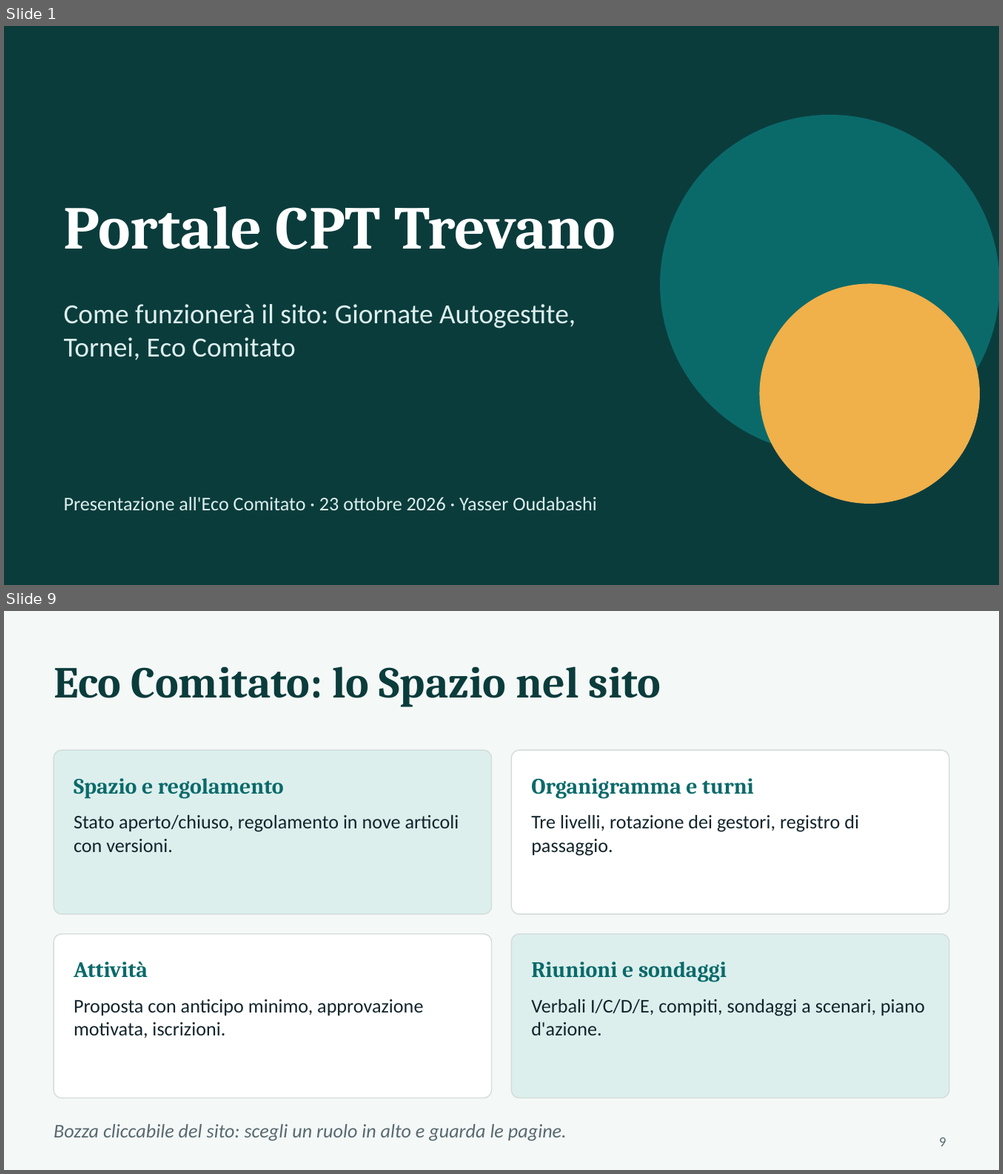
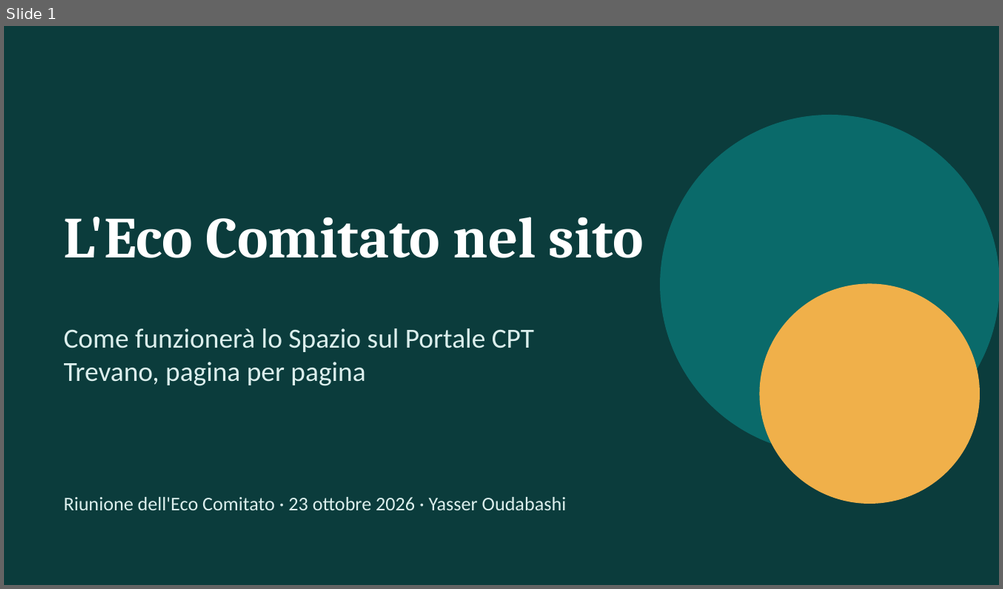
Before and after one commit to YasserOudabashi/CptSite, a slide deck: Presentazione/Presentazione_Sito_23-10-2026.pptx. Shown one above the other, each under a label of ours: slides 1 and 9 before the commit, slide 1 after it; the slides between them are not shown. The pictures are 1003x1174 and 1003x589 pixels, drawn with LibreOffice and Linux fonts; fonts in the diff are those of the drawing. Boxes give left, top, right and bottom in pixels: in the first picture for what was removed or moved away, otherwise in the second. Text is boxed around its words. In the diff, an @@ line names an element or a change of style, - is before the commit and + after.

```diff
--- a/Presentazione/Presentazione_Sito_23-10-2026.pptx
+++ b/Presentazione/Presentazione_Sito_23-10-2026.pptx
@@ slide 9 removed at [4,611,999,1170], background #F4F8F7 @@
@@ text removed at [54,667,661,707] @@
-Eco Comitato: lo Spazio nel sito
@@ rounded rectangle removed at [54,750,492,914] @@
@@ rounded rectangle removed at [511,750,949,914] @@
@@ text removed at [74,778,284,799] @@
-Spazio e regolamento
@@ text removed at [531,778,754,799] @@
-Organigramma e turni
@@ text removed at [74,815,459,852] @@
-Stato aperto/chiuso, regolamento in nove articoli con versioni.
@@ text removed at [531,815,859,856] @@
-Tre livelli, rotazione dei gestori, registro di passaggio.
@@ rounded rectangle removed at [54,934,492,1099] @@
@@ rounded rectangle removed at [511,934,949,1099] @@
@@ text removed at [74,962,148,978] @@
-Attività
@@ text removed at [531,962,726,982] @@
-Riunioni e sondaggi
@@ text removed at [74,999,423,1038] @@
-Proposta con anticipo minimo, approvazione motivata, iscrizioni.
@@ text removed at [531,999,925,1036] @@
-Verbali I/C/D/E, compiti, sondaggi a scenari, piano d'azione.
@@ text removed at [54,1125,566,1142] @@
-Bozza cliccabile del sito: scegli un ruolo in alto e guarda le pagine.
@@ page number removed at [939,1138,945,1147] @@
-9
@@ slide 1 changed as well @@
@@ text at [64,217,643,258]: text changed; size 44 to 42 pt @@
-Portale CPT Trevano
+L'Eco Comitato nel sito
@@ text at [64,329,534,386]: text changed @@
-Come funzionerà il sito: Giornate Autogestite, Tornei, Eco Comitato
+Come funzionerà lo Spazio sul Portale CPT Trevano, pagina per pagina
@@ text at [64,497,566,511]: text changed @@
-Presentazione all'Eco Comitato · 23 ottobre 2026 · Yasser Oudabashi
+Riunione dell'Eco Comitato · 23 ottobre 2026 · Yasser Oudabashi
```
Also in this commit, not shown: 1 other slide changed, 13 slides added, 9 other slides removed, 1 other file.
